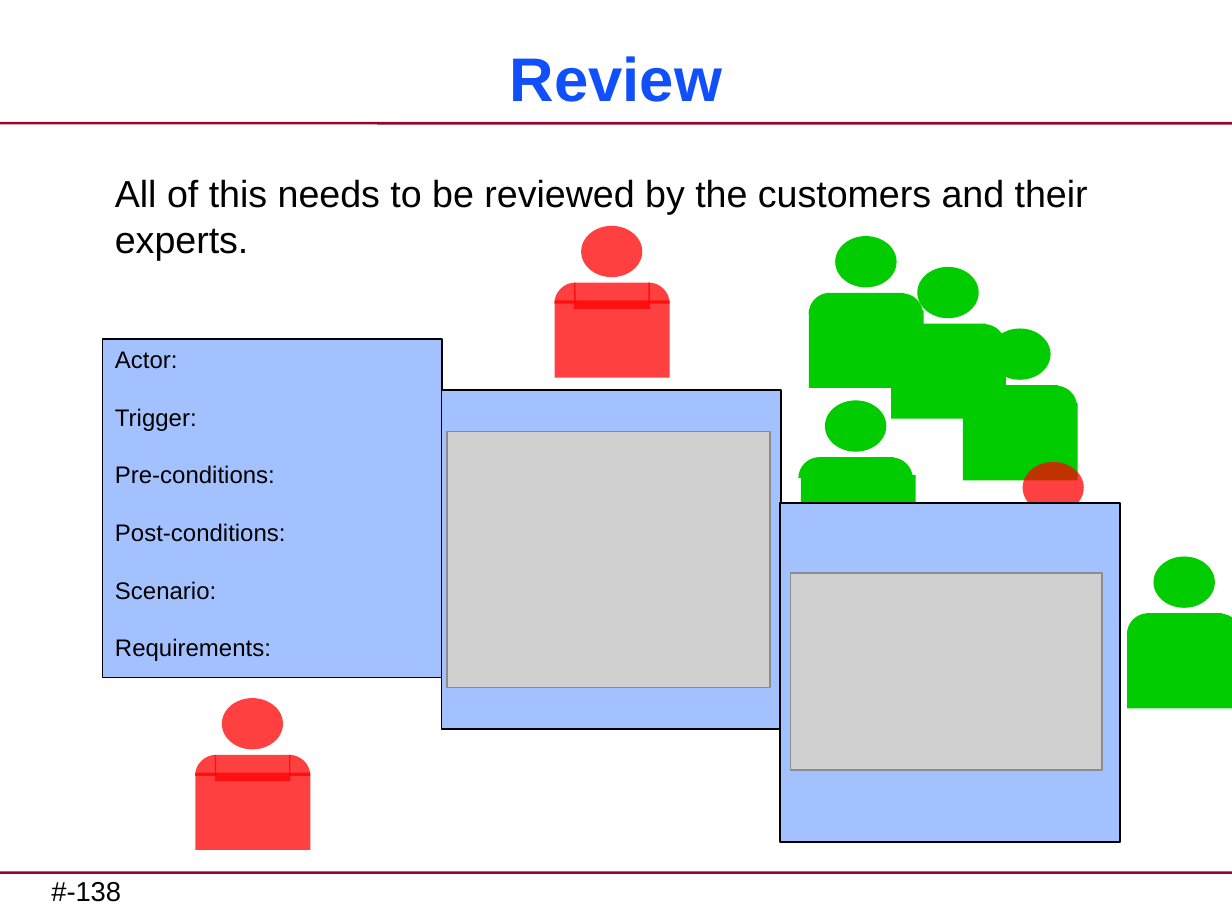
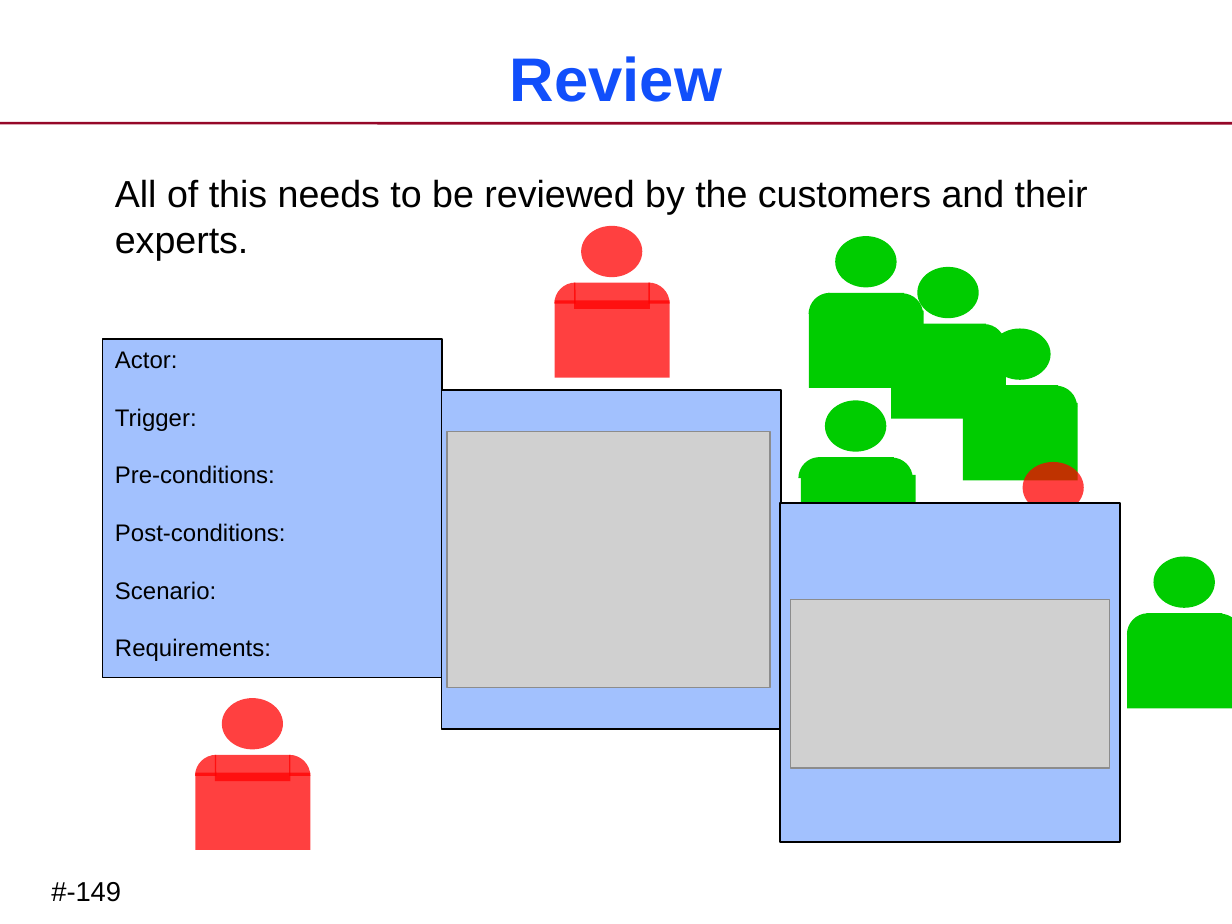
Before and after one commit to xtuml/training, a slide deck: slide 145 of courses/xtUML-Modeling/Requirements-Clarification/RequirementsClarification-CourseSlides.pptx (slide 138 before the commit). Drawn at 1232x924 pixels with LibreOffice and Linux fonts; fonts in the diff are those of the drawing; grey boxes stand for pictures. Boxes give left, top, right and bottom in pixels: in the first picture for what was removed or moved away, otherwise in the second. Text is boxed around its words. In the diff, an @@ line names an element or a change of style, - is before the commit and + after.

```diff
--- a/courses/xtUML-Modeling/Requirements-Clarification/RequirementsClarification-CourseSlides.pptx
+++ b/courses/xtUML-Modeling/Requirements-Clarification/RequirementsClarification-CourseSlides.pptx
@@ picture resized from (x1=791, y1=573, x2=1103, y2=770) to (x1=791, y1=600, x2=1110, y2=769) @@
@@ line removed from (0, 872) to (1232, 872) @@
@@ page number at (x1=51, y1=882, x2=121, y2=902): text changed @@
-#-138
+#-149
```
Also in this commit, not shown: 149 other slides changed, 8 slides added, 20 other files.
